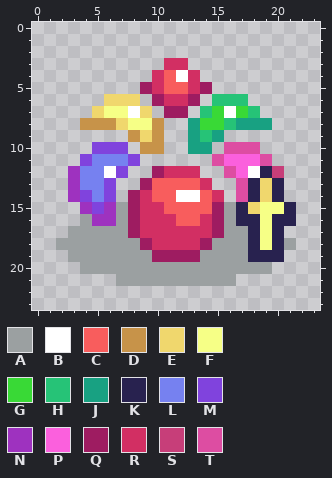
Pixel-art sprite: StardewArchipelago/Textures/Archipelago/Custom/24x24 progression icon.png. That is the earlier state.
The file is 24x24 pixels. Colours within 5 levels of each other are drawn and written as one.
Palette (. is transparent): A #9ba0a1  B #ffffff  C #f85d5d  D #c79349  E #f0d76d  F #f6ff86  G #39d936  H #26c377  J #18a182  K #28224f  L #7681f0  M #8043dd  N #9e32bf  P #fb60dd  Q #9e1c61  R #d22f63  S #c73e79  T #dd4da2
And afterwards:
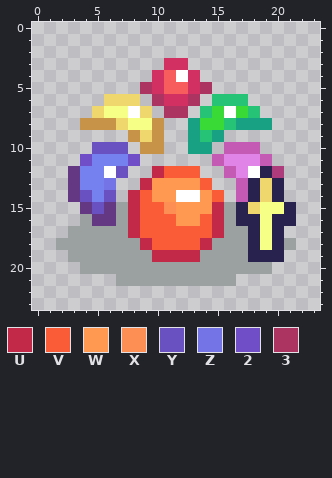
Colours new in this view: U #c22847  V #fa5c37  W #ff9952  X #fe8f54  Y #6951c2  Z #7474e6  2 #6f4ec8  3 #ab3560
Author's note on the commit: - Replace asset pack for custom icons with the recolored version
Difference:
colour N: #9e32bf -> #643883
colour P: #fb60dd -> #e084e8
colour S: #c73e79 -> #ae3b7b
colour T: #dd4da2 -> #c55ab4
y 5: x 9 Q -> 3; x 14 Q -> 3
y 6: x 10 Q -> 3; x 13 Q -> 3
y 7: x 11..12 QQ -> 33
y 10: x 5..7 MMM -> YYY
y 11: x 4 M -> 2; x 8 M -> 2
y 12: x 7 M -> Y; x 10..13 QRRR -> UVVV
y 13: x 6 M -> Z; x 9..14 QCCCCR -> UWWWWV
y 14: x 4 M -> Y; x 6 M -> Y; x 8..11 QRCC -> UVWW; x 14..15 CR -> WV
y 15: x 5 M -> Y; x 8..15 QRRCCCCQ -> UVVXWWWU
y 16: x 8..15 QRRRCCRQ -> UVVVWWVU
y 17: x 8..15 QRRRRRRQ -> UVVVVVVU
y 18: x 9..14 QRRRRQ -> UVVVVU
y 19: x 10..13 QQQQ -> UUUU
